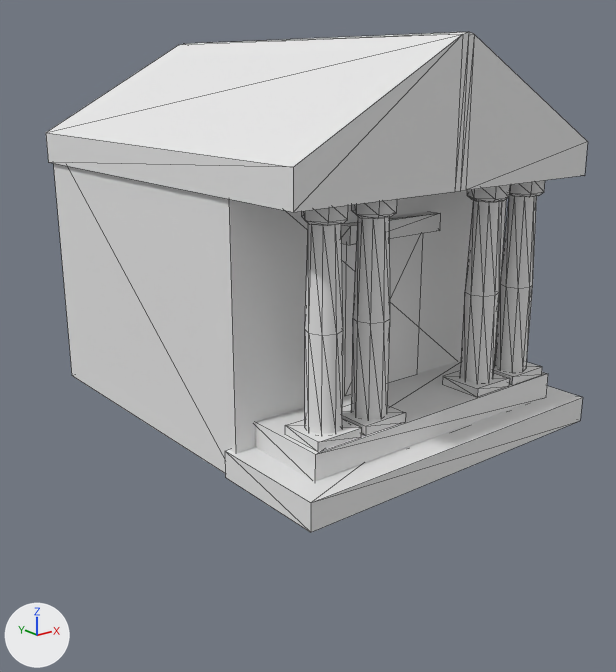
The COLLADA model binaries/data/mods/public/art/meshes/structural/kart_embassy_italiote.dae, before and after one commit.
The view is the same before and after, from a 50 mm lens placed at (-0.166, -0.211, 0.101), pointed at (-0.001, -0.005, 0.019). The axes (+X, +Y, +Z) are drawn at lower left. The lights are the same throughout. Mesh edges are drawn as thin lines. Where no turn or scale is listed for an object, it has been applied to the vertices.

Objects in the first picture: 'Temple_001'.
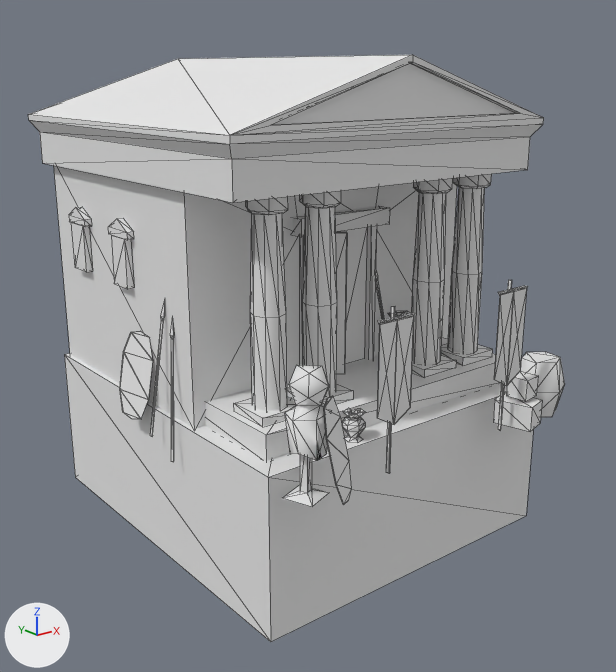
Changed parts and their boxes (x1, y1, x2, y2) in the pictures (616 x 672 px; the box of a moved part takes in the faces that stretch with it):
'Temple_001', reshaped (17% taller)
    before: (46, 32, 588, 532)
    after: (28, 55, 565, 642)
part 1 of me_temple_001_geometry, moved or reshaped
    before: (302, 205, 348, 226)
    after: (246, 197, 288, 215)
part 2 of me_temple_001_geometry, moved or reshaped
    before: (285, 419, 362, 451)
    after: (234, 397, 295, 426)
part 3 of me_temple_001_geometry, moved or reshaped
    before: (305, 223, 343, 434)
    after: (250, 213, 287, 411)
part 4 of me_temple_001_geometry, moved or reshaped
    before: (225, 386, 583, 532)
    after: (64, 353, 533, 642)
part 5 of me_temple_001_geometry, moved or reshaped
    before: (351, 216, 390, 419)
    after: (302, 206, 337, 395)
part 6 of me_temple_001_geometry, moved or reshaped
    before: (351, 199, 397, 219)
    after: (299, 191, 341, 208)
part 7 of me_temple_001_geometry, moved or reshaped
    before: (509, 180, 545, 197)
    after: (453, 174, 492, 189)
part 8 of me_temple_001_geometry, moved or reshaped
    before: (495, 195, 537, 371)
    after: (448, 187, 485, 353)
part 9 of me_temple_001_geometry, moved or reshaped
    before: (460, 200, 502, 383)
    after: (411, 192, 446, 364)
part 10 of me_temple_001_geometry, moved or reshaped
    before: (467, 185, 510, 202)
    after: (413, 178, 452, 194)
part 11 of me_temple_001_geometry, moved or reshaped
    before: (341, 211, 440, 245)
    after: (292, 206, 390, 237)
part 12 of me_temple_001_geometry, moved or reshaped
    before: (342, 405, 406, 435)
    after: (287, 384, 353, 404)
part 13 of me_temple_001_geometry, moved or reshaped
    before: (493, 360, 542, 384)
    after: (441, 343, 493, 365)
part 14 of me_temple_001_geometry, moved or reshaped
    before: (442, 371, 509, 396)
    after: (412, 355, 456, 377)
part 15 of me_temple_001_geometry, rebuilt (18% shorter)
    before: (46, 32, 588, 212)
    after: (28, 55, 544, 203)
part 16 of me_temple_001_geometry, rebuilt (11% narrower, 15% shorter)
    before: (53, 163, 507, 473)
    after: (54, 165, 457, 429)
part 17 of me_temple_001_geometry, deleted
    before: (345, 234, 422, 395)
part 18 of me_temple_001_geometry, built on
    before: (255, 357, 548, 481)
    after: (69, 207, 565, 507)

The edits, one by one:
me_temple_001_geometry is used by ob_temple_001; location (0.0, 0.0, 0.0).
me_temple_001_geometry had 256 vertices, 332 faces and spanned x -0.0532..0.0548, y -0.0715..0.0684, z -0.0041..0.1096.
me_temple_001_geometry now has 726 vertices, 1007 faces and spans x -0.0585..0.0579, y -0.0729..0.0725, z -0.0445..0.1046.
me_temple_001_geometry part 1: the loose piece of 18 vertices spanning x -0.0425..-0.0308, y -0.061..-0.0509, z 0.0662..0.0716 is moved by (-0.0017, 0.021, 0.0).
me_temple_001_geometry part 2: the loose piece of 8 vertices spanning x -0.0438..-0.0295, y -0.0626..-0.0491, z 0.011..0.0136 is moved by (-0.0017, 0.021, 0.0).
me_temple_001_geometry part 3: the loose piece of 24 vertices spanning x -0.0414..-0.0319, y -0.0608..-0.0512, z 0.0131..0.0663 is moved by (-0.0017, 0.021, 0.0).
me_temple_001_geometry part 4: the loose piece of 8 vertices spanning x -0.0532..0.0548, y -0.0715..-0.0347, z -0.0039..0.0039 is scaled about its middle by (1, 3.36, 6.2), then moved by (0.0, 0.0602, -0.0203).
me_temple_001_geometry part 5: the loose piece of 24 vertices spanning x -0.0256..-0.0161, y -0.0608..-0.0512, z 0.0131..0.0663 is moved by (0.0, 0.021, 0.0).
me_temple_001_geometry part 6: the loose piece of 18 vertices spanning x -0.0267..-0.015, y -0.061..-0.0509, z 0.0662..0.0716 is moved by (0.0, 0.021, 0.0).
me_temple_001_geometry part 7: the loose piece of 18 vertices spanning x 0.0323..0.044, y -0.061..-0.0509, z 0.0662..0.0716 is moved by (0.0019, 0.021, 0.0).
me_temple_001_geometry part 8: the loose piece of 24 vertices spanning x 0.0333..0.0429, y -0.0608..-0.0512, z 0.0131..0.0663 is moved by (0.0019, 0.021, 0.0).
me_temple_001_geometry part 9: the loose piece of 24 vertices spanning x 0.0176..0.0271, y -0.0608..-0.0512, z 0.0131..0.0663 is moved by (0.0, 0.021, 0.0).
me_temple_001_geometry part 10: the loose piece of 18 vertices spanning x 0.0165..0.0282, y -0.061..-0.0509, z 0.0662..0.0716 is moved by (0.0, 0.021, 0.0).
me_temple_001_geometry part 11: the loose piece of 8 vertices spanning x -0.0164..0.0182, y -0.0424..-0.0373, z 0.056..0.0611 is moved by (0.0, 0.021, -0.0009).
me_temple_001_geometry part 12: the loose piece of 8 vertices spanning x -0.028..-0.0137, y -0.0626..-0.0491, z 0.011..0.0136 is moved by (0.0001, 0.021, 0.0).
me_temple_001_geometry part 13: the loose piece of 8 vertices spanning x 0.031..0.0453, y -0.0626..-0.0491, z 0.011..0.0136 is moved by (0.0018, 0.021, 0.0).
me_temple_001_geometry part 14: the loose piece of 8 vertices spanning x 0.0152..0.0295, y -0.0626..-0.0491, z 0.011..0.0136 is moved by (0.0001, 0.021, 0.0).
me_temple_001_geometry part 15: the loose piece of 20 vertices spanning x -0.0529..0.0545, y -0.0649..0.0684, z 0.0714..0.1096 is rebuilt with 30 vertices and now spans x -0.0567..0.0579, y -0.0464..0.0725, z 0.0711..0.1046.
me_temple_001_geometry part 16: the loose piece of 8 vertices spanning x -0.0518..0.0533, y -0.0381..0.067, z -0.0041..0.0802 is rebuilt with 26 vertices and now spans x -0.0518..0.0533, y -0.0189..0.0671, z 0.0032..0.0727.
me_temple_001_geometry part 17: the loose piece of 4 vertices spanning x -0.014..0.0156, y -0.0381, z 0.0109..0.0561 is deleted.
me_temple_001_geometry part 18: 8 vertices removed from x -0.0455..0.0471, y -0.0636..-0.0354, z 0.0034..0.0112; 418 vertices added at x -0.0585..0.0573, y -0.0729..0.0529, z -0.007..0.0591.
